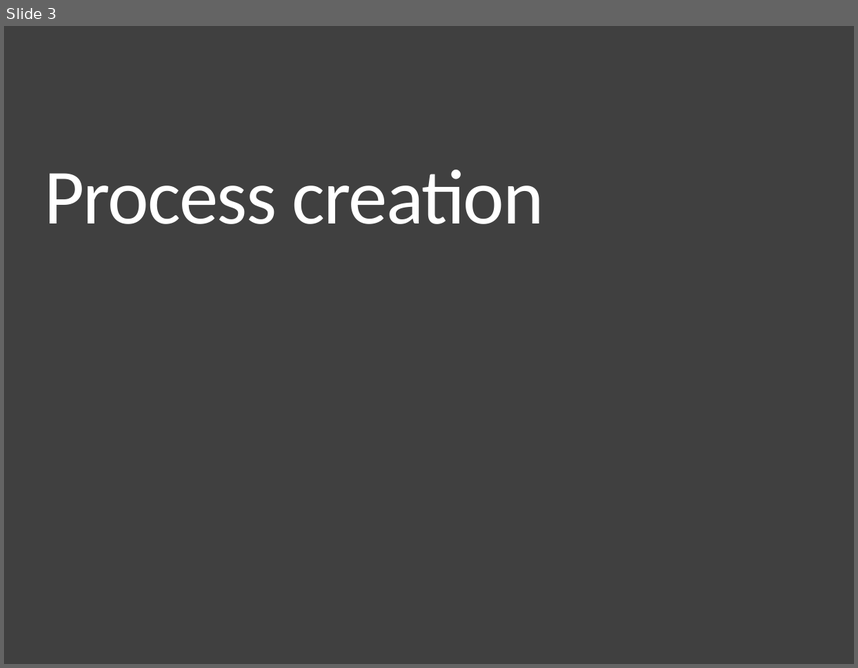
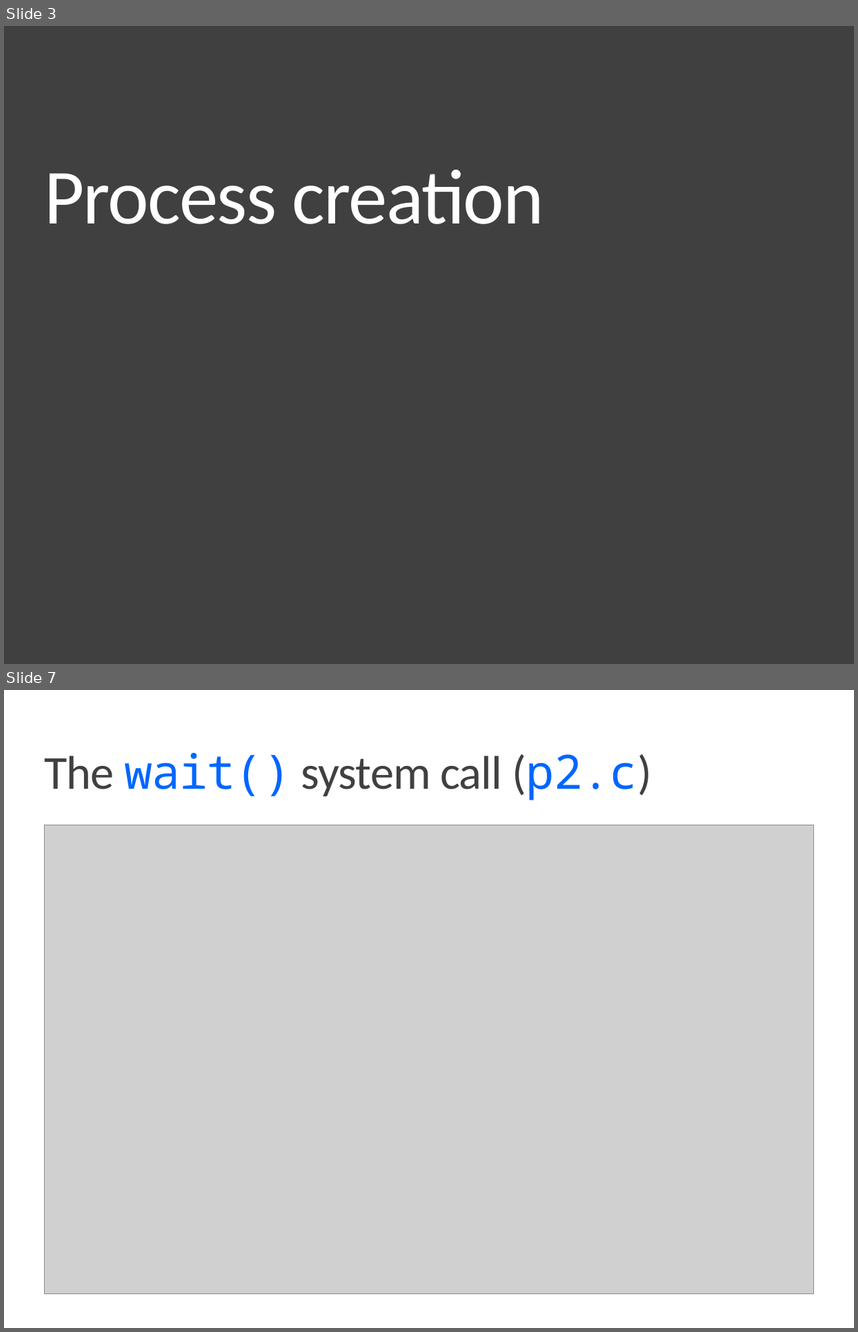
Before and after one commit to CattoAJ/MC504-2018s2, a slide deck: notebooks/nb180808/MC504-2018s2-T02-The_Process_API.pptx. Shown one above the other, each under a label of ours: slide 3 before the commit, slides 3 and 7 after it; the slides between them are not shown. The pictures are 858x668 and 858x1332 pixels, drawn with LibreOffice and Linux fonts; fonts in the diff are those of the drawing; grey boxes stand for pictures. Boxes give left, top, right and bottom in pixels: in the first picture for what was removed or moved away, otherwise in the second. Text is boxed around its words. In the diff, an @@ line names an element or a change of style, - is before the commit and + after.

```diff
--- a/notebooks/nb180808/MC504-2018s2-T02-The_Process_API.pptx
+++ b/notebooks/nb180808/MC504-2018s2-T02-The_Process_API.pptx
@@ slide 7 added at box(4, 690, 854, 1328), background #FFFFFF @@
@@ title added at box(44, 753, 652, 800), 40 pt, text #404040 @@
+The wait() system call (p2.c)
@@ picture added at box(44, 825, 814, 1294) @@
```
Also in this commit, not shown: 2 slides changed, 9 other slides added, 2 slides removed, 6 other files.
